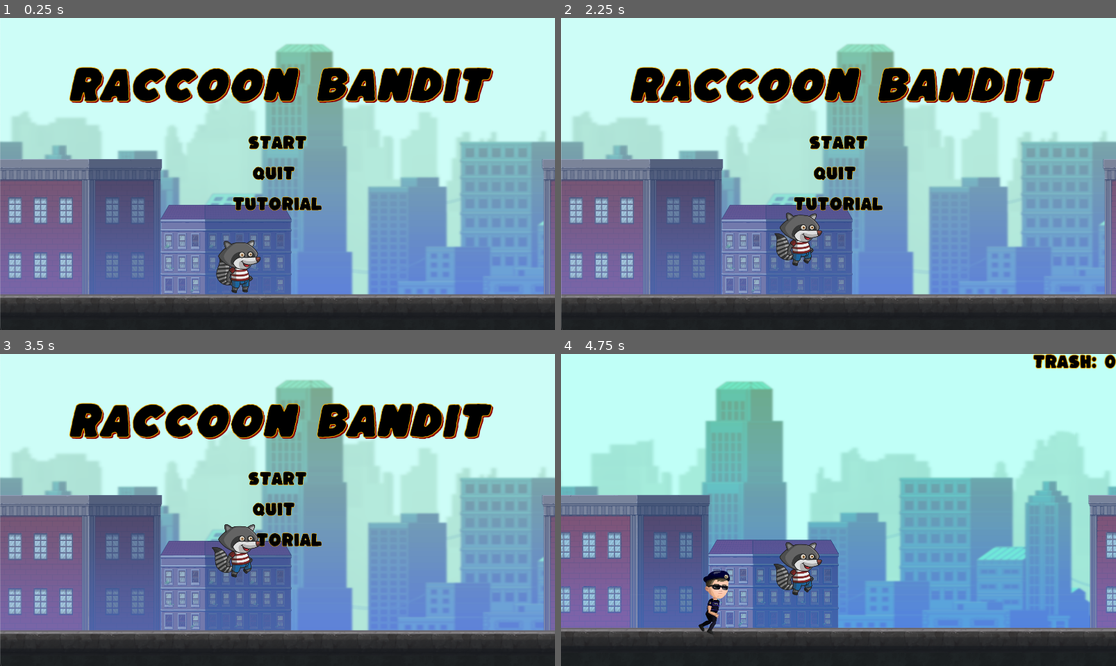
Above: before the commit, frames 1-4 (two rows, left to right).
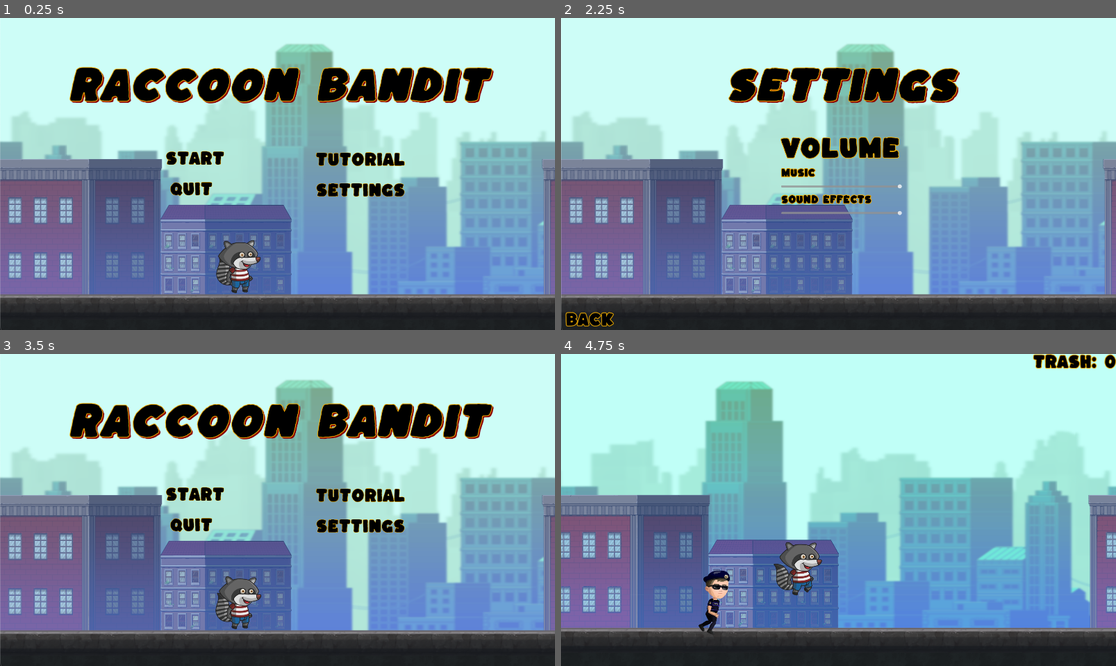
Above: after the commit, the same moments.

Repository: plagunas2/RaccoonBandit
Game: Godot game, scene res://Scenes/Menus/Mainmenu.tscn
The game is run twice, just before and just after one commit, with the same random seed, the same clock (stepped at 60 frames per second) and the same inputs. The engine's default icon, where the game draws it, is replaced by a stand-in: a white triangle on a blue panel in a dark square.
Inputs (mouse positions are in pixels of both pictures, inside the frame that each line leads up to):
- Up to frame 1 (0.25 s): no input
- Up to frame 2 (2.25 s): click "Tutorial" at 0.5 s; click "back" at 1.25 s; click (921, 189) at 2 s, where only the run after the commit has a clickable "Settings"
- Up to frame 3 (3.5 s): click (27, 656) at 2.75 s, where only the run after the commit has a clickable "back"
- Up to frame 4 (4.75 s): click "Start" at 3.5 s; tap W (jump) at 4.52 s

The runs differ from the first frame. In frame 1, 4.1% of the frame differs, in the area x 12-89%, y 15-62%; in frame 2, 9.4%, in the area x 0-89%, y 15-99%; in frame 3, 5.8%; in frame 4, nothing differs.

Commit message:
fixing settings menu

Diff:
--- a/RaccoonBandit_prototype1/Scenes/Menus/Mainmenu.gd
+++ b/RaccoonBandit_prototype1/Scenes/Menus/Mainmenu.gd
@@ -11,5 +11,9 @@
 func _on_tutorial_pressed():
 	get_tree().change_scene_to_file("res://Scenes/Menus/tutorial_page.tscn")
 
+
+
+
+
 func _on_settings_pressed():
 	get_tree().change_scene_to_file("res://Scenes/Menus/settings_menu.tscn")
--- a/RaccoonBandit_prototype1/Scenes/Menus/Mainmenu.tscn
+++ b/RaccoonBandit_prototype1/Scenes/Menus/Mainmenu.tscn
@@ -418,12 +418,15 @@
 expand_mode = 1
 
 [node name="MarginContainer" type="MarginContainer" parent="."]
+layout_direction = 1
 layout_mode = 1
-anchors_preset = 15
-anchor_right = 1.0
-anchor_bottom = 1.0
+anchors_preset = 5
+anchor_left = 0.5
+anchor_right = 0.5
+offset_left = -736.5
+offset_right = 736.5
+offset_bottom = 473.0
 grow_horizontal = 2
-grow_vertical = 2
 theme_override_constants/margin_left = 12
 theme_override_constants/margin_top = 12
 theme_override_constants/margin_right = 12
@@ -431,6 +434,8 @@
 
 [node name="VBoxContainer2" type="VBoxContainer" parent="MarginContainer"]
 layout_mode = 2
+size_flags_horizontal = 4
+size_flags_vertical = 0
 
 [node name="HSeparator" type="HSeparator" parent="MarginContainer/VBoxContainer2"]
 visible = false
@@ -457,14 +462,19 @@
 horizontal_alignment = 1
 uppercase = true
 
-[node name="VBoxContainer" type="VBoxContainer" parent="MarginContainer"]
-layout_mode = 2
+[node name="VBoxContainer" type="VBoxContainer" parent="."]
+layout_mode = 2
+offset_left = 513.0
+offset_top = 444.0
+offset_right = 836.0
+offset_bottom = 639.0
 size_flags_horizontal = 4
 size_flags_vertical = 4
+size_flags_stretch_ratio = 2.28
 theme_override_constants/separation = 40
 alignment = 1
 
-[node name="Start" type="Button" parent="MarginContainer/VBoxContainer"]
+[node name="Start" type="Button" parent="VBoxContainer"]
 layout_mode = 2
 mouse_force_pass_scroll_events = false
 theme_override_colors/font_color = Color(0, 0, 0, 1)
@@ -479,8 +489,9 @@
 text = "Start"
 flat = true
 
-[node name="Quit" type="Button" parent="MarginContainer/VBoxContainer"]
-layout_mode = 2
+[node name="Quit" type="Button" parent="VBoxContainer"]
+layout_mode = 2
+size_flags_vertical = 4
 theme_override_colors/font_color = Color(0, 0, 0, 1)
 theme_override_colors/font_outline_color = Color(0.92549, 0.666667, 0, 1)
 theme_override_constants/outline_size = 5
@@ -492,7 +503,24 @@
 clip_text = true
 icon_alignment = 1
 
-[node name="Tutorial" type="Button" parent="MarginContainer/VBoxContainer"]
+[node name="HSeparator2" type="HSeparator" parent="VBoxContainer"]
+visible = false
+layout_direction = 1
+layout_mode = 2
+theme_override_constants/separation = 40
+
+[node name="VBoxContainer3" type="VBoxContainer" parent="."]
+layout_mode = 2
+offset_left = 1087.0
+offset_top = 450.0
+offset_right = 1407.0
+offset_bottom = 641.0
+size_flags_horizontal = 8
+size_flags_vertical = 4
+theme_override_constants/separation = 40
+alignment = 1
+
+[node name="Tutorial" type="Button" parent="VBoxContainer3"]
 layout_mode = 2
 theme_override_colors/font_color = Color(0, 0, 0, 1)
 theme_override_colors/font_outline_color = Color(0.92549, 0.666667, 0, 1)
@@ -502,8 +530,7 @@
 text = "Tutorial"
 flat = true
 
-[node name="Settings" type="Button" parent="MarginContainer/VBoxContainer"]
-visible = false
+[node name="Settings" type="Button" parent="VBoxContainer3"]
 layout_mode = 2
 theme_override_colors/font_color = Color(0, 0, 0, 1)
 theme_override_colors/font_outline_color = Color(0.92549, 0.666667, 0, 1)
@@ -513,7 +540,7 @@
 text = "Settings"
 flat = true
 
-[node name="HSeparator2" type="HSeparator" parent="MarginContainer/VBoxContainer"]
+[node name="HSeparator2" type="HSeparator" parent="VBoxContainer3"]
 visible = false
 layout_direction = 1
 layout_mode = 2
@@ -531,8 +558,7 @@
 format = 2
 layer_0/tile_data = PackedInt32Array(3997742, 0, 0, 4063278, 0, 1, 4128814, 0, 2, 4194350, 0, 3, 4259886, 0, 4, 4325422 …(3613 unchanged characters)…
 
-[connection signal="pressed" from="MarginContainer/VBoxContainer/Start" to="." method="_on_start_pressed"]
-[connection signal="pressed" from="MarginContainer/VBoxContainer/Quit" to="." method="_on_quit_pressed"]
-[connection signal="pressed" from="MarginContainer/VBoxContainer/Tutorial" to="." method="_on_tutorial_pressed"]
-[connection signal="pressed" from="MarginContainer/VBoxContainer/Settings" to="." method="_on_tutorial_pressed"]
-[connection signal="pressed" from="MarginContainer/VBoxContainer/Settings" to="." method="_on_settings_pressed"]
+[connection signal="pressed" from="VBoxContainer/Start" to="." method="_on_start_pressed"]
+[connection signal="pressed" from="VBoxContainer/Quit" to="." method="_on_quit_pressed"]
+[connection signal="pressed" from="VBoxContainer3/Tutorial" to="." method="_on_tutorial_pressed"]
+[connection signal="pressed" from="VBoxContainer3/Settings" to="." method="_on_settings_pressed"]
--- a/RaccoonBandit_prototype1/Scenes/Menus/settings_menu.gd
+++ b/RaccoonBandit_prototype1/Scenes/Menus/settings_menu.gd
@@ -1 +1,4 @@
 extends Control
+
+func _on_back_button_pressed():
+	get_tree().change_scene_to_file("res://Scenes/Menus/Mainmenu.tscn")
--- a/RaccoonBandit_prototype1/Scenes/Menus/settings_menu.tscn
+++ b/RaccoonBandit_prototype1/Scenes/Menus/settings_menu.tscn
@@ -19,9 +19,12 @@
 script = ExtResource("1_2ga0s")
 
 [node name="TextureRect" type="TextureRect" parent="."]
-layout_mode = 0
-offset_right = 40.0
-offset_bottom = 40.0
+layout_mode = 1
+anchors_preset = 15
+anchor_right = 1.0
+anchor_bottom = 1.0
+grow_horizontal = 2
+grow_vertical = 2
 texture = ExtResource("2_i17vh")
 
 [node name="MarginContainer" type="MarginContainer" parent="."]
@@ -29,6 +32,8 @@
 anchors_preset = 15
 anchor_right = 1.0
 anchor_bottom = 1.0
+offset_right = 14.0
+offset_bottom = 11.0
 grow_horizontal = 2
 grow_vertical = 2
 theme_override_constants/margin_left = 12
--- a/RaccoonBandit_prototype1/Scenes/Menus/volume_slider.gd
+++ b/RaccoonBandit_prototype1/Scenes/Menus/volume_slider.gd
@@ -12,8 +12,8 @@
 		AudioServer.get_bus_volume_db(bus_index)
 	)
 
-func _on_value_changed(value: float) -> void:
+func _on_value_changed(val: float) -> void:
 	AudioServer.set_bus_volume_db(
 		bus_index,
-		linear_to_db(value)
+		linear_to_db(val)
 	)
